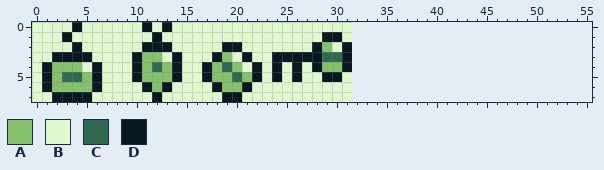
File history of a pixel-art file, assets/food-spritesheet.aseprite. Above, as it was before the edit.
32x8 pixels, 1 frame. The old version is drawn lined up with the new one, on the new canvas.
Palette (. is transparent): A #86c06c  B #e0f8cf  C #306850  D #071821
Pixels before, first column x 0:
0 BBBBDBBBBBBDBDBBBBBBBBBBBBBBBBBB
1 BBBDBBBBBBBBDBBBBBBBBBBBBBBBBDDB
2 BBBBDBBBBBBDDDBBBBBDDBBBBBBBDABD
3 BBDDDDBBBBDAABDBBBDABDBBDDDDDCCD
4 BDAAABDBBBDACADBBDACABDBDBDBDAAD
5 BDACCADBBBDAAADBBDAACADBDBDBBDDB
6 BDAAAADBBBBDADBBBBDAADBBBBBBBBBB
7 BBDDDDBBBBBBDBBBBBBDDBBBBBBBBBBB
New version:
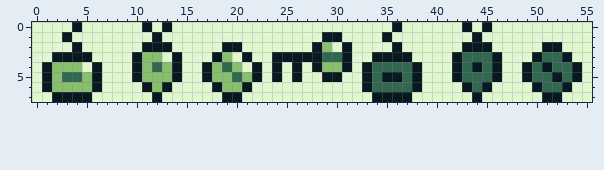
What changed:
canvas 32x8 -> 56x8
The edit adds colour B in row 0 at x 32 to 35, 37 to 42, 44 and 46 to 55; in row 1 at x 32 to 34, 36 to 43 and 45 to 55; in row 2 at x 32 to 35, 37 to 42, 46 to 50 and 53 to 55; in row 3 at x 32 to 33, 38 to 41, 47 to 49 and 54 to 55; in rows 4 to 5 at x 32, 39 to 41, 47 to 48 and 55; in row 6 at x 32, 39 to 42, 46 to 49 and 54 to 55.
The edit adds colour B in row 7 at x 32 to 33, 38 to 43, 45 to 50 and 53 to 55.
The edit adds colour C in row 3 at x 43 to 45 and 51 to 52; in row 4 at x 34 to 37, 43, 45, 50 and 52 to 53; in row 5 at x 34, 37, 43 to 45, 50 to 51 and 53; in row 6 at x 34 to 37, 44 and 51 to 52.
The edit adds colour D in row 0 at x 36, 43 and 45; in row 1 at x 35 and 44; in row 2 at x 36, 43 to 45 and 51 to 52; in row 3 at x 34 to 37, 42, 46, 50 and 53; in row 4 at x 33, 38, 42, 44, 46, 49, 51 and 54; in row 5 at x 33, 35 to 36, 38, 42, 46, 49, 52 and 54.
The edit adds colour D in row 6 at x 33, 38, 43, 45, 50 and 53; in row 7 at x 34 to 37, 44 and 51 to 52.
Boxes around the changes in both pictures, in picture pixels (x1, y1, x2, y2):
added: (352, 22, 592, 102)
